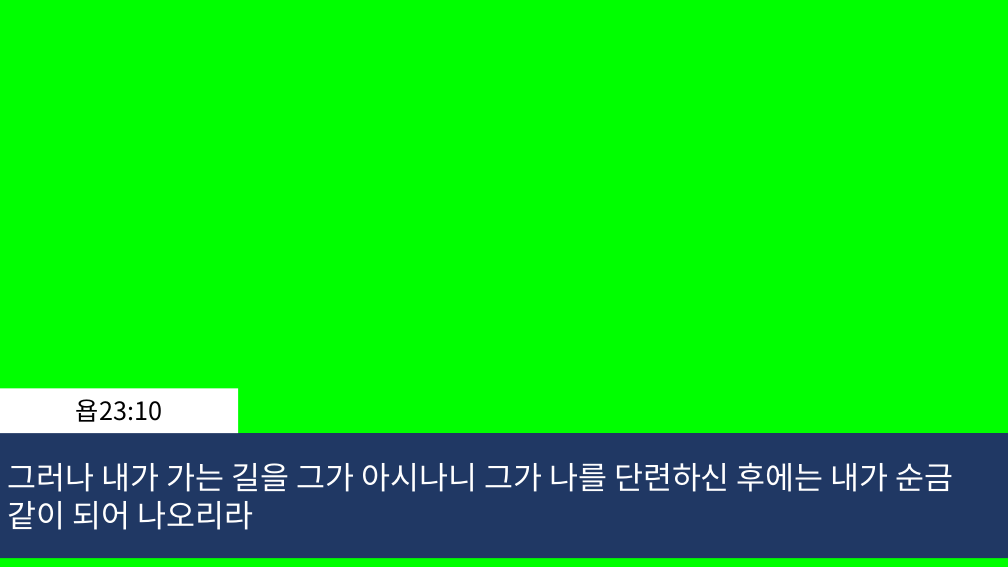
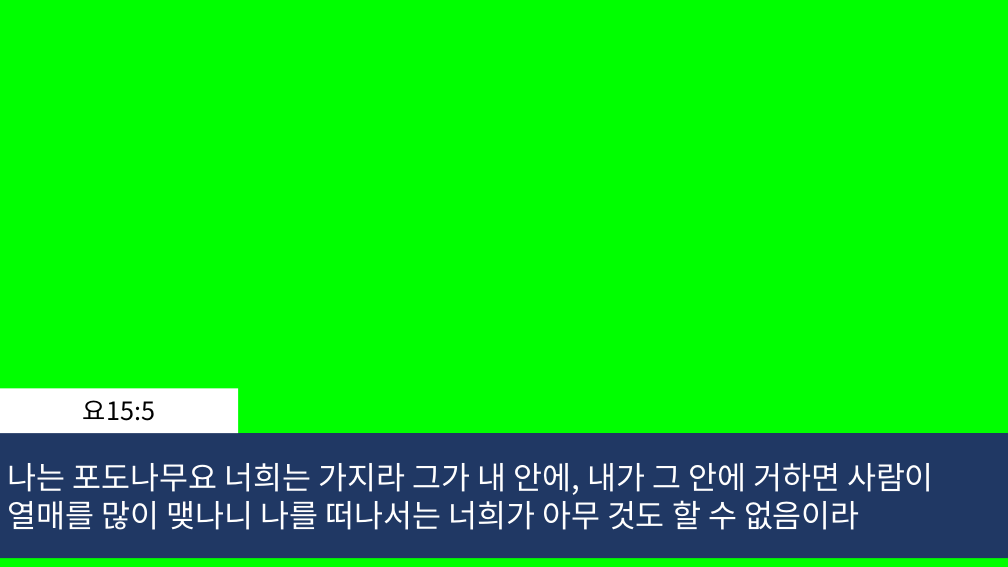
Before and after one commit to whizsavvy/evergreen_church, a slide deck: slide 116 of 2026-03-14_늘푸른교회_.pptx (slide 106 before the commit). Drawn at 1008x567 pixels with LibreOffice and Linux fonts; fonts in the diff are those of the drawing. Boxes give left, top, right and bottom in pixels: in the first picture for what was removed or moved away, otherwise in the second. Text is boxed around its words. In the diff, an @@ line names an element or a change of style, - is before the commit and + after.

```diff
--- a/2026-03-14_늘푸른교회_.pptx
+++ b/2026-03-14_늘푸른교회_.pptx
@@ text in rectangle at (83,400,155,421): text changed @@
-욥23:10
+요15:5
@@ text in rectangle at (7,463,934,530): text changed @@
-그러나 내가 가는 길을 그가 아시나니 그가 나를 단련하신 후에는 내가 순금
-같이 되어 나오리라
+나는 포도나무요 너희는 가지라 그가 내 안에, 내가 그 안에 거하면 사람이
+열매를 많이 맺나니 나를 떠나서는 너희가 아무 것도 할 수 없음이라
```
Also in this commit, not shown: 13 other slides changed, 9 slides added, 7 slides removed.
